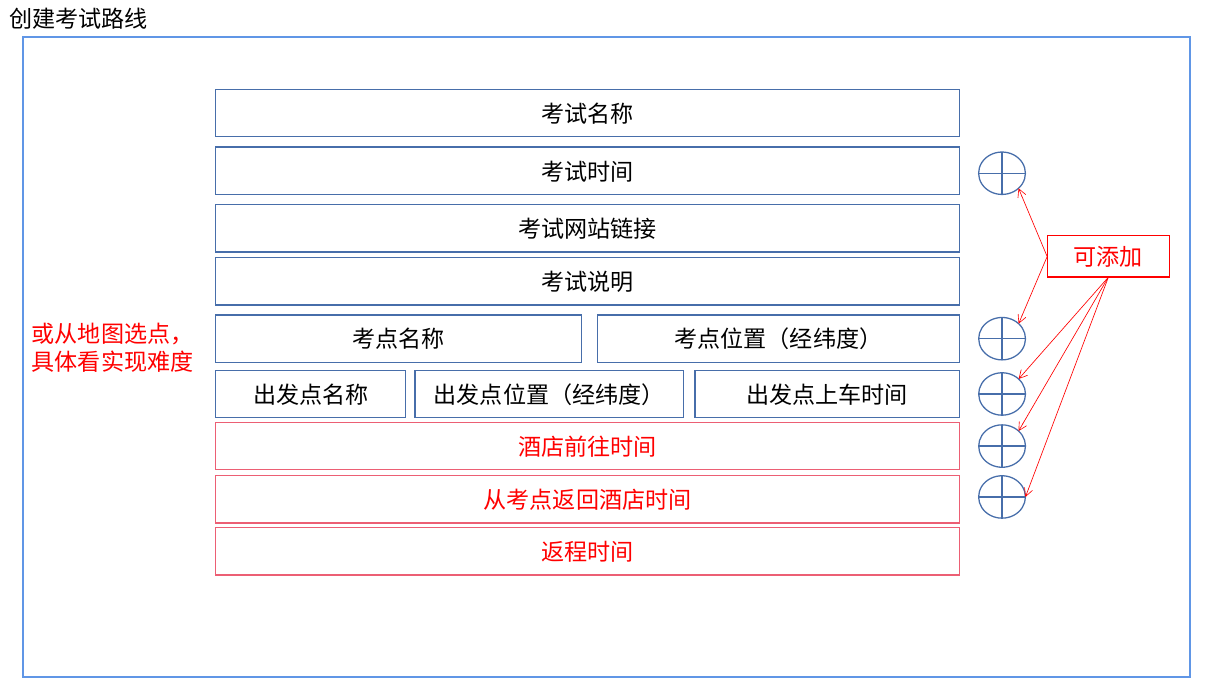
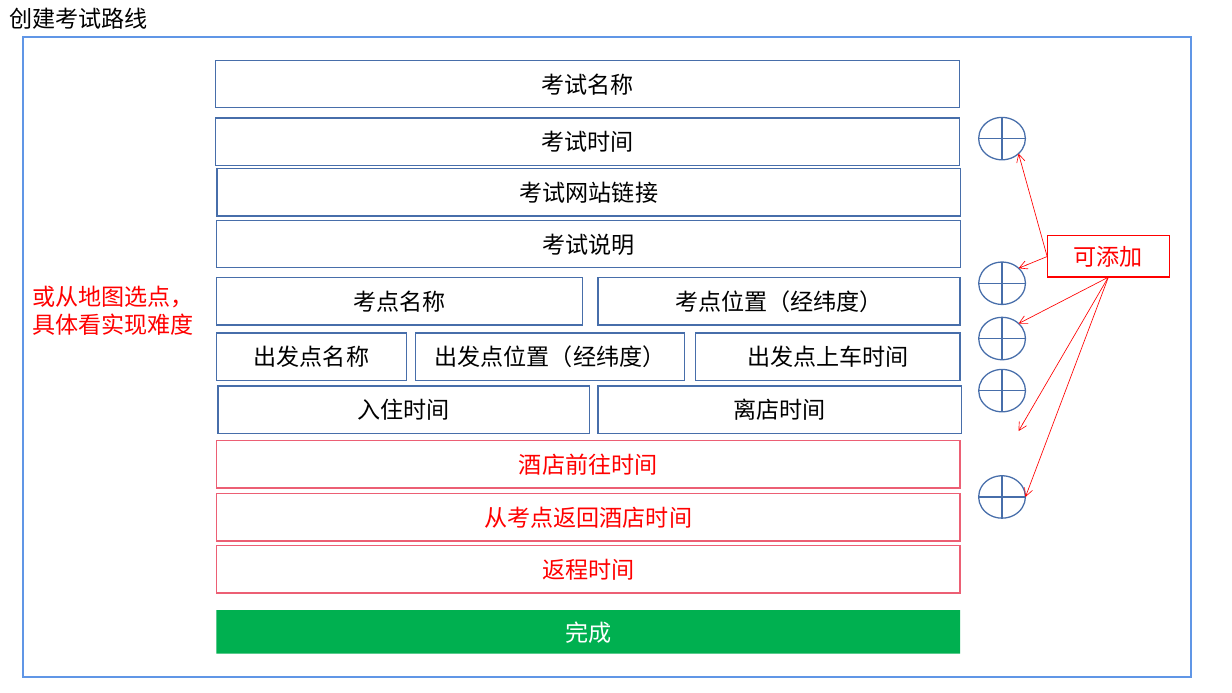
Before and after one commit to ISheenSomeOne/eTeam, a slide deck: slide 1 of eTeam需求界面1.pptx. Drawn at 1232x693 pixels with LibreOffice and Linux fonts; fonts in the diff are those of the drawing. Boxes give left, top, right and bottom in pixels: in the first picture for what was removed or moved away, otherwise in the second. Text is boxed around its words. In the diff, an @@ line names an element or a change of style, - is before the commit and + after.

```diff
--- a/eTeam需求界面1.pptx
+++ b/eTeam需求界面1.pptx
@@ rectangle "考试名称": place and size @@
-rectangle "考试名称" at bbox=[216, 90, 960, 137]
+rectangle "考试名称" at bbox=[215, 60, 959, 107]
@@ rectangle "考试时间": place and size @@
-rectangle "考试时间" at bbox=[216, 147, 960, 194]
+rectangle "考试时间" at bbox=[215, 118, 959, 165]
@@ 4 rectangles, 1 text, 1 flow chart or: place and size @@
-4 rectangles, 1 text, 1 flow chart or at bbox=[32, 152, 1026, 372]
+4 rectangles, 1 text, 1 flow chart or at bbox=[32, 117, 1026, 335]
@@ arrow moved from (1047, 257) - (1019, 189) to (1047, 257) - (1019, 153) @@
@@ arrow moved from (1047, 257) - (1019, 323) to (1047, 257) - (1019, 268) @@
@@ arrow moved from (1109, 277) - (1019, 379) to (1109, 277) - (1019, 323) @@
@@ 3 rectangles: place and size @@
-3 rectangles at bbox=[216, 371, 959, 418]
+3 rectangles at bbox=[216, 333, 960, 380]
@@ rectangle added at bbox=[218, 386, 590, 433], outline #476FAA 1 pt, 18 pt, text #000000 @@
+入住时间
@@ rectangle added at bbox=[598, 386, 962, 433], outline #476FAA 1 pt, 18 pt, text #000000 @@
+离店时间
@@ 3 flow chart ors: place and size @@
-3 flow chart ors at bbox=[979, 318, 1026, 468]
+3 flow chart ors at bbox=[979, 262, 1026, 412]
@@ 3 rectangles: place and size @@
-3 rectangles at bbox=[215, 422, 959, 575]
+3 rectangles at bbox=[216, 441, 960, 593]
@@ rectangle added at bbox=[216, 610, 960, 653], fill #00B050, 18 pt, text #FFFFFF @@
+完成
```
Also in this commit, not shown: 1 other slide changed, 8 slides added, 1 slide removed, 1 other file.
